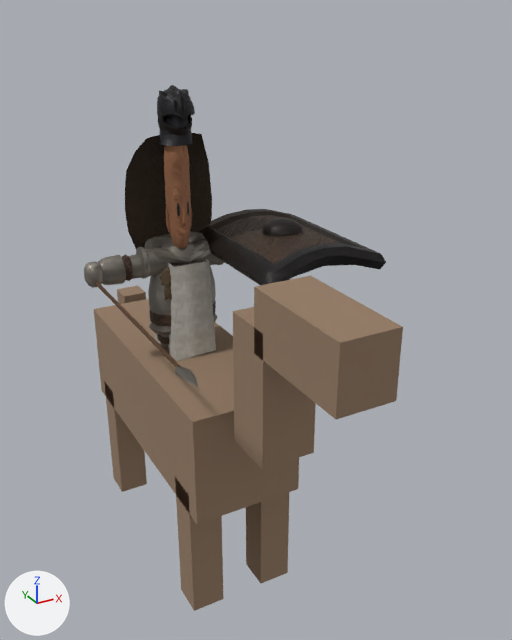
Renders of the glTF model csharp/Unciv.Godot/Packs/units/models/unit/Lancer.glb from each side of a commit.
One viewpoint serves both versions: a 50 mm lens placed at (-0.473, -1.144, 1.013), pointed at (0.112, -0.08, 0.48). Every picture has the same lights, and +X, +Y and +Z are marked at lower left. The first picture is the older version. Where no turn or scale is listed for an object, it has been applied to the vertices. Vertices at exactly the same position are counted once.

The first picture shows 'HorseMesh', 'Knight_Cape', 'Knight_Helmet', 'Rectangle_Shield', 'Spear', 'Warrior'.
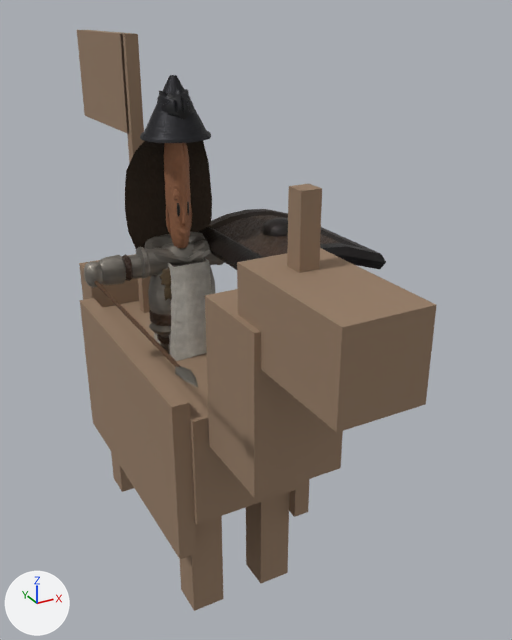
Location of each change, [x1, y1, x2, y2] in pixels of the pictures (512 x 640 px; the box of a moved part takes in the faces that stretch with it):
'HorseMesh', reshaped (16% wider, 73% taller): before [94, 276, 403, 611]; after [77, 30, 437, 611]
'Warrior', reshaped (16% taller): before [84, 115, 225, 361]; after [84, 75, 225, 361]
part 1 of me_horse, added (brown): after [289, 479, 309, 517]
part 2 of me_horse, added (brown): after [80, 298, 196, 559]
part 3 of me_horse, added (brown): after [205, 289, 343, 498]
part 4 of me_horse, added (brown): after [237, 248, 437, 433]
part 5 of me_horse, added (brown): after [287, 184, 322, 273]
part 6 of me_horse, added (brown): after [121, 33, 151, 313]
part 7 of me_horse, added (brown): after [77, 30, 131, 134]
part 8 of me_horse, added (brown): after [79, 254, 139, 307]
part 9 of me_mesh_skinned, moved or reshaped: before [163, 115, 188, 146]; after [144, 75, 207, 143]
part 10 of me_mesh_skinned, surface changed: before [160, 119, 192, 146]; after [140, 131, 211, 143]

Diff of the bpy script that builds the scene:
```diff
--- a/csharp/Unciv.Godot/Packs/units/models/unit/Lancer.glb.py
+++ b/csharp/Unciv.Godot/Packs/units/models/unit/Lancer.glb.py
@@ me_horse @@
 # used by ob_horsemesh; location = (0.0, 0.0, 0.0)
-me_horse.from_pydata(...)  # 64 vertices, 96 faces; spans x -0.1..0.1, y -0.56..0.325, z 0.0..0.67
+me_horse.from_pydata(...)  # 128 vertices, 192 faces; spans x -0.13..0.13, y -0.59..0.5, z 0.0..0.97
+# me_horse part 1: a new loose piece, a box spanning x 0.1..0.13, y -0.25..0.25, z 0.15..0.45, in mat_horse (brown #957c65)
+# me_horse part 2: a new loose piece, a box spanning x -0.13..-0.1, y -0.25..0.25, z 0.15..0.45, in mat_horse (brown #957c65)
+# me_horse part 3: a new loose piece, a box spanning x -0.075..0.075, y -0.415..-0.265, z 0.37..0.63, in mat_horse (brown #957c65)
+# me_horse part 4: a new loose piece, a box spanning x -0.065..0.065, y -0.59..-0.35, z 0.575..0.705, in mat_horse (brown #957c65)
+# me_horse part 5: a new loose piece, a box spanning x -0.015..0.015, y -0.425..-0.395, z 0.69..0.81, in mat_horse (brown #957c65)
+# me_horse part 6: a new loose piece, a box spanning x -0.013..0.013, y 0.188..0.213, z 0.27..0.97, in mat_horse (brown #957c65)
+# me_horse part 7: a new loose piece, a box spanning x -0.013..0.013, y 0.2..0.5, z 0.79..0.97, in mat_horse (brown #957c65)
+# me_horse part 8: a new loose piece, a box spanning x -0.1..0.1, y 0.26..0.34, z 0.4..0.5, in mat_horse (brown #957c65)
 me_horse.materials.append(mat_horse)
@@ me_mesh_skinned @@
 # used by ob_warrior; location = (0.0, 0.0, 0.38)
-me_mesh_skinned.from_pydata(...)  # 2417 vertices, 4500 faces; spans x -0.178..0.178, y -0.058..0.057, z 0.0..0.489
+me_mesh_skinned.from_pydata(...)  # 2411 vertices, 4488 faces; spans x -0.178..0.178, y -0.061..0.059, z 0.0..0.533
+# me_mesh_skinned part 9
+# 31 vertices are removed from x -0.013..0.013, y -0.028..0.012, z 0.423..0.489
+# 92 faces are deleted
+# 41 vertices move from x -0.028..0.028, y -0.03..0.027, z 0.423..0.489 to x -0.06..0.06, y -0.061..0.059, z 0.433..0.532
+# 25 vertices are added at x -0.056..0.006, y -0.06..0.005, z 0.433..0.533
+# 80 new faces join them, mat_iron
+# me_mesh_skinned part 10: 48 kept faces spanning x -0.06..0.06, y -0.061..0.059, z 0.433..0.441 get new texture (UV) coordinates
 me_mesh_skinned.materials.append(mat_bronze)
```
